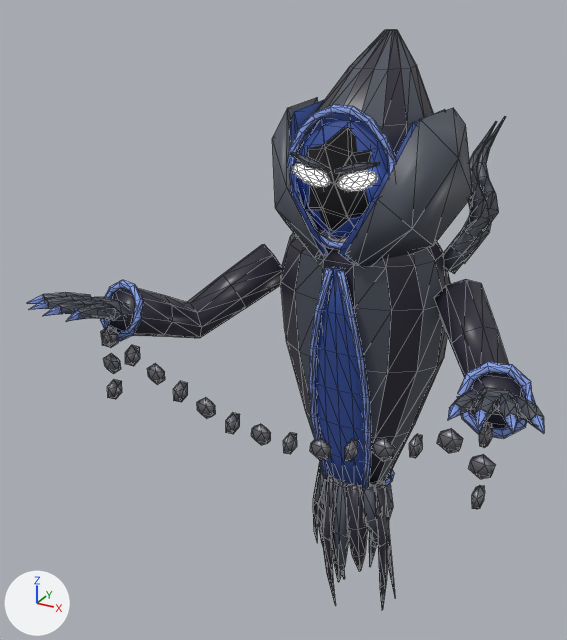
The glTF model game/assets/genius/forms/lurker-garrotter.glb as it was, and as the next commit left it.
Camera for both pictures: a 50 mm camera at (0.439, -1.046, 1.072) aimed at (-0.082, -0.098, 0.598). Every picture has the same lights, and +X, +Y and +Z are marked at lower left. The older version comes first. Mesh edges are drawn as thin lines. Where no turn or scale is listed for an object, it has been applied to the vertices. Vertices at exactly the same position are counted once.

Names of what the first picture shows: 'blink_eyes', 'lurker_garrotter', 'sway_chain', 'sway_hem_front', 'sway_hem_l', 'sway_wisps', 'turn_head' and 2 more.
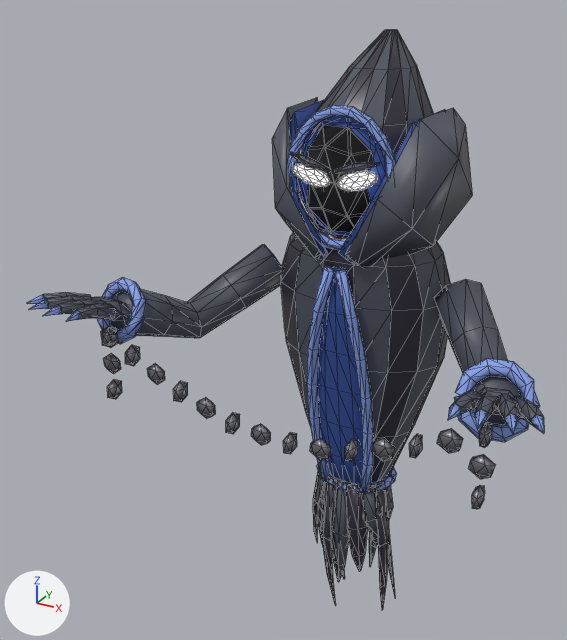
Boxes (x1, y1, x2, y2) around the edits, measured in the pictures (567 x 640 px; the box of a moved part takes in the faces that stretch with it):
'lurker_garrotter', reshaped: before (27, 97, 544, 489); after (27, 97, 544, 494)
'sway_wisps', deleted: before (306, 116, 506, 274)
part 1 of me_lurker_garrotter, moved or reshaped: before (448, 362, 543, 439); after (110, 244, 540, 442)
part 2 of me_lurker_garrotter, moved or reshaped: before (100, 244, 282, 341); after (97, 277, 543, 427)
part 3 of me_lurker_garrotter, recoloured: (435, 279, 524, 426) in both
part 4 of me_turn_head, moved or reshaped: before (297, 114, 395, 237); after (297, 116, 386, 236)
part 5 of me_turn_head, moved or reshaped: before (288, 105, 397, 250); after (288, 105, 396, 250)

Patch to the scene script:
```diff
--- a/game/assets/genius/forms/lurker-garrotter.glb.py
+++ b/game/assets/genius/forms/lurker-garrotter.glb.py
@@ me_lurker_garrotter @@
 # used by ob_lurker_garrotter; location = (0.0, 0.0, 0.0)
-me_lurker_garrotter.from_pydata(...)  # 819 vertices, 1500 faces; spans x -0.344..0.344, y -0.375..0.127, z 0.286..0.904
+me_lurker_garrotter.from_pydata(...)  # 819 vertices, 1500 faces; spans x -0.344..0.344, y -0.375..0.127, z 0.282..0.904
+# me_lurker_garrotter part 1: 133 of 819 vertices moved; they spanned x 0.229..0.339, y -0.351..-0.216, z 0.589..0.674 and now span x -0.308..0.319, y -0.351..0.027, z 0.537..0.681; mean shift (-0.156, 0.049, -0.011); largest move (0.316, -0.34, 0.672) -> (-0.224, -0.033, 0.608)
+# me_lurker_garrotter part 2: 95 of 819 vertices moved; they spanned x -0.315..-0.123, y -0.264..0.027, z 0.537..0.681 and now span x -0.318..0.339, y -0.33..-0.212, z 0.585..0.671; mean shift (0.218, -0.068, 0.015); largest move (-0.308, -0.232, 0.628) -> (0.331, -0.326, 0.671)
+# me_lurker_garrotter part 3: 80 faces spanning x 0.123..0.308, y -0.257..0.027, z 0.537..0.681 switch from mat_ink (dark grey #302f3c) to mat_ink_edge (greyish blue #4e535e)
+# other edits to the shape of me_lurker_garrotter do not show in these pictures
 me_lurker_garrotter.materials.append(mat_accent)
@@ me_turn_head @@
 # used by ob_turn_head; location = (0.0, 0.0, 0.752)
-me_turn_head.from_pydata(...)  # 283 vertices, 536 faces; spans x -0.094..0.094, y -0.123..0.113, z -0.032..0.248
+me_turn_head.from_pydata(...)  # 283 vertices, 536 faces; spans x -0.094..0.094, y -0.123..0.113, z -0.031..0.248
+# me_turn_head part 4: the loose piece of 42 vertices spanning x -0.073..0.073, y -0.106..-0.039, z -0.027..0.159 is scaled about its middle by (0.955, 0.966, 0.966), then moved by (0.0, -0.001, 0.0)
+# me_turn_head part 5: 89 of 283 vertices moved; they spanned x -0.082..0.082, y -0.095..-0.083, z -0.032..0.162 and now span x -0.081..0.081, y -0.098..-0.083, z -0.031..0.161; mean shift (0.0, -0.001, 0.0); largest move (-0.012, -0.091, -0.021) -> (-0.012, -0.092, -0.018)
 me_turn_head.materials.append(mat_ink)
@@ ob_sway_wisps @@
-ob_sway_wisps = bpy.data.objects.new('sway_wisps', me_sway_wisps)
-ob_sway_wisps.location = (0.0, 0.05, 0.648)
```
